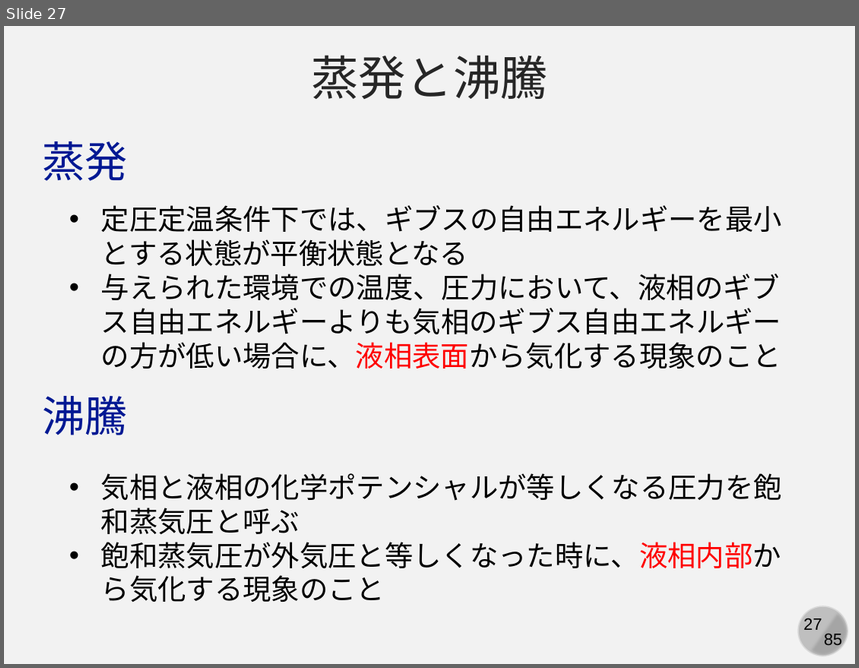
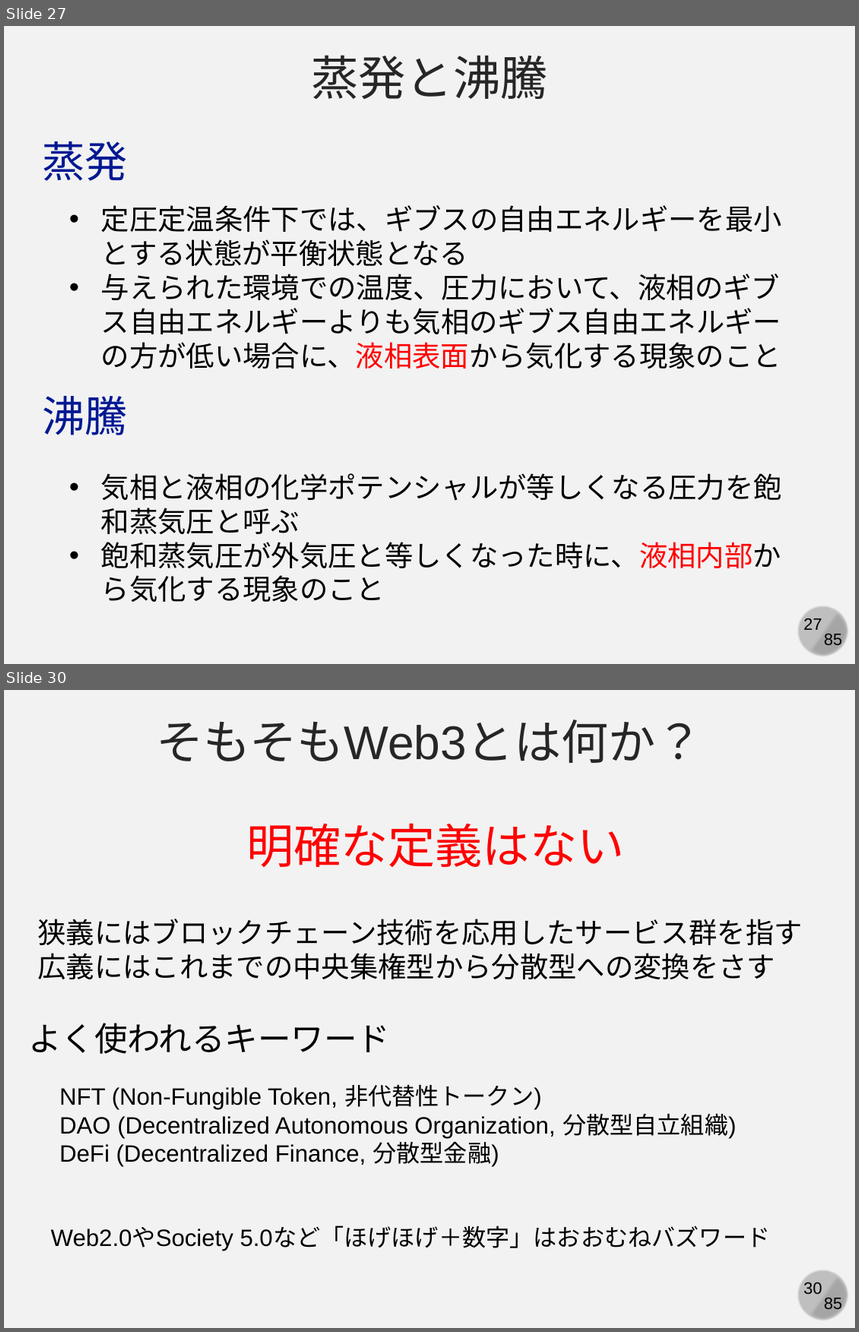
Before and after one commit to kaityo256/yamagata2022, a slide deck: 05_md_advanced/yamagata05.pptx. Shown one above the other, each under a label of ours: slide 27 before the commit, slides 27 and 30 after it; the slides between them are not shown. The pictures are 859x668 and 859x1332 pixels, drawn with LibreOffice and Linux fonts; fonts in the diff are those of the drawing. Boxes give left, top, right and bottom in pixels: in the first picture for what was removed or moved away, otherwise in the second. Text is boxed around its words. In the diff, an @@ line names an element or a change of style, - is before the commit and + after.

```diff
--- a/05_md_advanced/yamagata05.pptx
+++ b/05_md_advanced/yamagata05.pptx
@@ slide 30 added at <box>4,690,855,1328</box>, background #F2F2F2; not listed: 4 template elements that a slide beside it also shows @@
@@ text added at <box>156,720,703,763</box>, 40 pt, text #262626 @@
+そもそもWeb3とは何か？
@@ text added at <box>246,823,624,867</box>, 40 pt, text #FF0000 @@
+明確な定義はない
@@ text added at <box>37,919,802,980</box>, 24 pt, text #000000 @@
+狭義にはブロックチェーン技術を応用したサービス群を指す
+広義にはこれまでの中央集権型から分散型への変換をさす
@@ text added at <box>28,1023,390,1054</box>, 28 pt, text #000000 @@
+よく使われるキーワード
@@ text added at <box>59,1085,737,1167</box>, 20 pt, text #000000 @@
+NFT (Non-Fungible Token, 非代替性トークン)
+DAO (Decentralized Autonomous Organization, 分散型自立組織)
+DeFi (Decentralized Finance, 分散型金融)
@@ text added at <box>51,1227,771,1251</box>, 20 pt, text #000000 @@
+Web2.0やSociety 5.0など「ほげほげ＋数字」はおおむねバズワード
```
Also in this commit, not shown: 14 other slides added.
